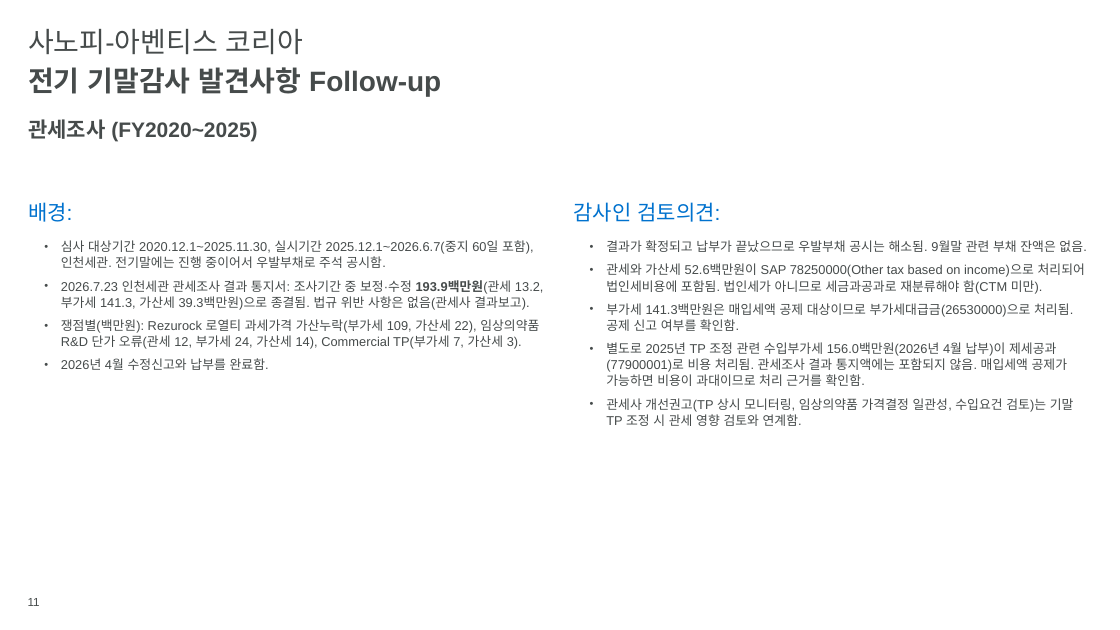
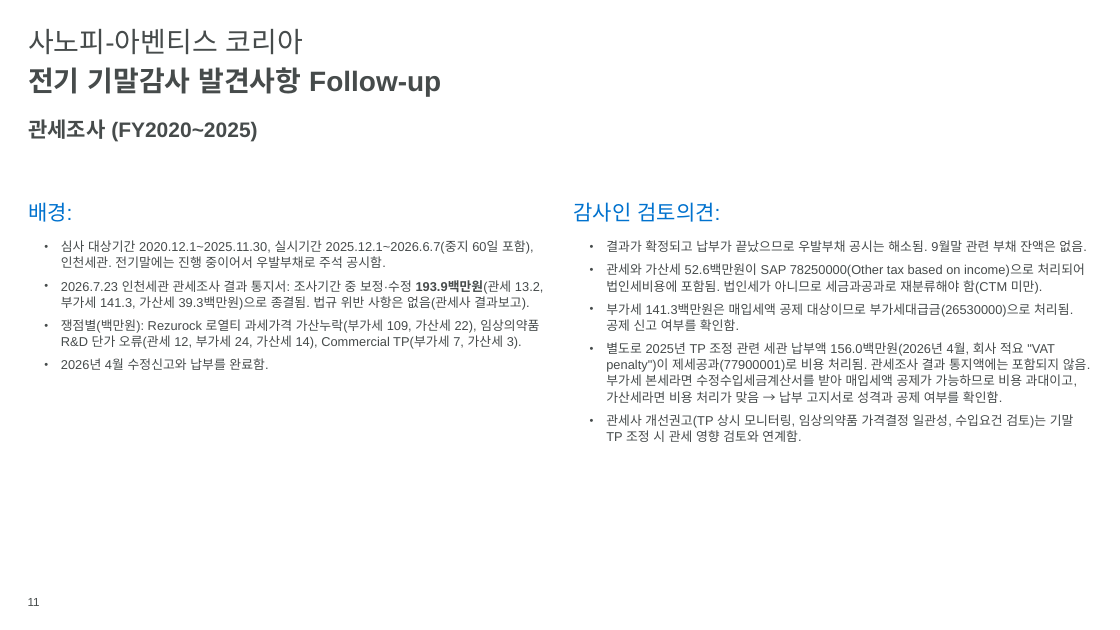
Before and after one commit to hansesle-maker/code, a slide deck: slide 11 of deliverables/SAK_FY2026_Interim_Closing_KO.pptx. Drawn at 1120x630 pixels with LibreOffice and Linux fonts; fonts in the diff are those of the drawing; background and template pictures are left out. Boxes give left, top, right and bottom in pixels: in the first picture for what was removed or moved away, otherwise in the second. Text is boxed around its words. In the diff, an @@ line names an element or a change of style, - is before the commit and + after.

```diff
--- a/deliverables/SAK_FY2026_Interim_Closing_KO.pptx
+++ b/deliverables/SAK_FY2026_Interim_Closing_KO.pptx
@@ text at box(606, 342, 1090, 403): text changed @@
-  • 별도로 2025년 TP 조정 관련 수입부가세 156.0백만원(2026년 4월 납부)이 제세공과(77900001)로 비용 처리됨. 관세조사 결과 통지액에는 포함되지 않음. 매입세액 공제가 가능하면 비용이 과대이므로 처리 근거를 확인함.
+  • 별도로 2025년 TP 조정 관련 세관 납부액 156.0백만원(2026년 4월, 회사 적요 "VAT penalty")이 제세공과(77900001)로 비용 처리됨. 관세조사 결과 통지액에는 포함되지 않음. 부가세 본세라면 수정수입세금계산서를 받아 매입세액 공제가 가능하므로 비용 과대이고, 가산세라면 비용 처리가 맞음 → 납부 고지서로 성격과 공제 여부를 확인함.
```
Also in this commit, not shown: 1 other slide changed.
